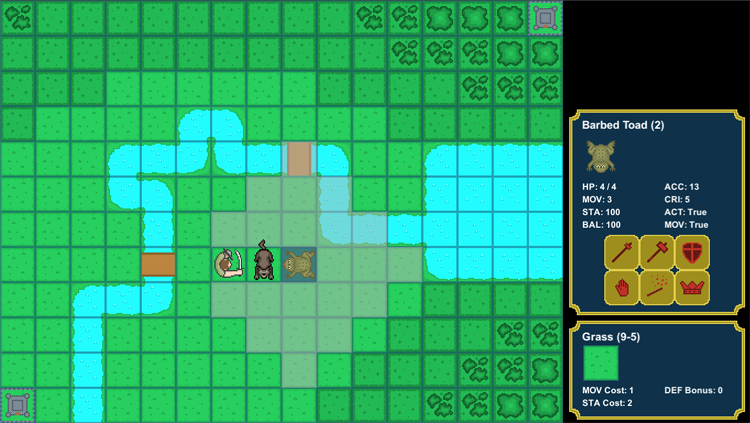
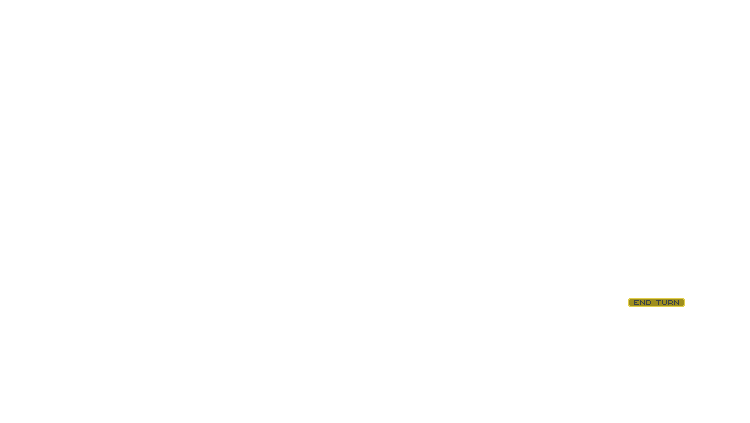
Layered file, before and after one edit (750x423). Changes by layer:
added layer "END text" above "END panel" over <box>634,300,679,305</box>
added layer "END panel" above "Layer 1 copy" over <box>628,298,686,307</box>
hid "Layer 1" over <box>0,0,750,423</box>
